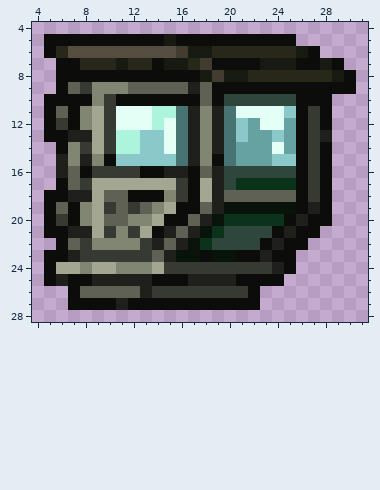
A pixel-art sprite gets an edit: content/Entities/Structures/Mechanisms/Cabin/cabin.metal.03.fg.png. Above is the file before it was changed.
The file is 32x32 pixels. Colours within 5 levels of each other are drawn and written as one. Shown: x 4..31, y 4..28.
The result:
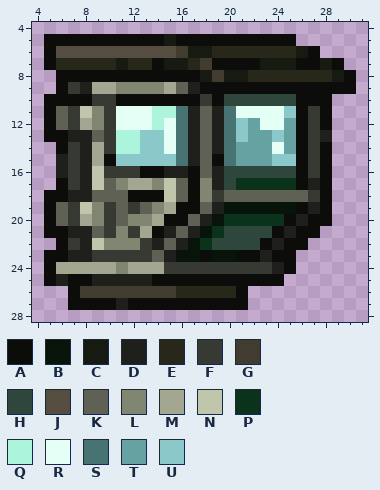
Palette (. is transparent): A #0c0c0b  B #081409  C #171a10  D #1f201c  E #28281a  F #373933  G #413c2f  H #2f463d  J #544d40  K #5f6154  L #808672  M #a3a690  N #c0c6ac  P #0b321b  Q #acf5dc  R #e4fff5  S #477372  T #67a2a2  U #8ac8c9
Edits made:
@@ x 4..31 @@
  5 .AAAAAAAAAACAAAAAAAAAA......
- 6 .AEJJJJJJJJJGCCEEEEEEECA....
- 7 ..AAEEECEEACCEGAAAACCCAACA..
+ 6 .AJJJJJJJJJJGCCEEEEEEECA....
+ 7 .AEEEEECEEACCEGAAAACCCAACA..
  8 ..AAAAAAAAAAAACGCCEEEEEEECA.
- 9 ..AKFLLLKKKKKDKAAAAAAAAAAAA.
-10 .AAAALFAAAAAAAKAHHHHHHAAA...
-11 .AKALMFRRRQQSDLDSRRRRUAFA...
-12 .AFALMFRRRQRSDLDSUTRRTAFA...
-13 .AADDMFQQUURSDLDSUTTUTAFD...
-14 ..ALFMFQQUURSDLDSTTTRTAFA...
-15 ..DLDLAUUUUUSDLASTTTUUAFA...
-16 ..DKAFFFFAADDAKDHHHHHHAFA...
-17 ..AKFMMMMMMMFAMDHPPPPPAFA...
-18 .AADDMKKAAALFAMDKKKKKKAFA...
-19 .AKALMFKFKLMAAKDBBBBBBADA...
-20 .AFALMKKLLMAAKDBPPPPPADAA...
-21 .AADDMFLFMADKDBPHHHHADAA....
-22 ..AKFLLLLFDKDBPHHHHADAA.....
-23 .AADFFFFFFKDBBABBAADAA......
-24 .AMMLMMLLLMFFFFFFFFFDA......
-25 .ADAADDDDDAAADDDDAAAA.......
-26 ...AKKKKKDFFFFFFFFA.........
-27 ...AAAADAAAAAAAAAAA.........
+ 9 ..AFDMMLLLLMKDAAAAAAAAAAAAA.
+10 .AAAAFFAAAAAAAFAHHHHHHAAA...
+11 .AKFNLFRRRQQSDKDSRRRRUAFA...
+12 .AKFMLFRRRQRSDKDSUTRRTAFA...
+13 .AADDKFQQUURSDKDSUTTUTAFD...
+14 ..AFDMFQQUURSDKDSTTTRTAFA...
+15 ..DFDMAUUUUUSDKASTTTUUAFA...
+16 ..DFDNFFFAADDAKDHHHHHHAFA...
+17 ..AFDNKLMMLNKALDHPPPPPADA...
+18 .AADDKKKAAANKALFKKKKKKKFA...
+19 .AKFNLFKFKLMAAKDBBBBBBADA...
+20 .AKFMLFKLLMAAKDBPPPPPADAA...
+21 .AADDKFLFMADKDBPHHHHADAA....
+22 ..AFDNLLLFDKDBPHHHHADAA.....
+23 .AADDFFFFFKDBBABBAADAA......
+24 .AMMMMMLMMMFFFFFFFFFDA......
+25 .ADAADDDDDAAAAAAAAAAA.......
+26 ...AGGGGGGGGEEEEEA..........
+27 ...AAAADAAAAAAAAAA..........
 28 ............................
Where, in picture pixels (left, top, right, bottom), the same in both pictures:
changed: (44, 46, 260, 310)
changed: (296, 178, 320, 202)
